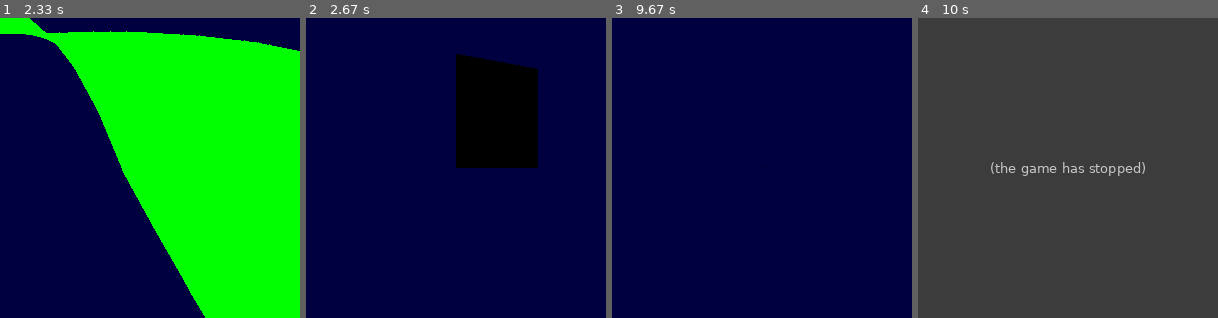
Above: before the commit, frames 1-4 (left to right).
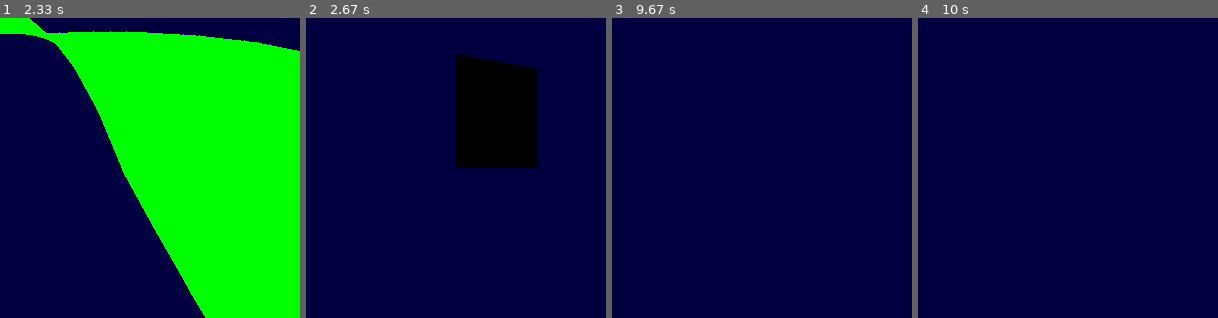
Above: after the commit, the same moments.

Repository: Distrotech/PyOpenGL
Game: pygame game, started from tests/test_core.py
Same seed, same stepped clock (60 frames per second), same inputs: the game is played once before the commit and once after it. The source is Python 2; it was converted automatically to run under Python 3.
Inputs:
- Up to frame 1 (2.33 s): no input
- Up to frame 2 (2.67 s): no input
- Up to frame 3 (9.67 s): no input
- Up to frame 4 (10 s): no input

Frames 1-3 are identical in both runs. In frame 4, 100% of the frame differs, in the area x 0-100%, y 0-100%.
Before the commit the program exited at 9.9 s; later frames show no game.

Commit message:
The tess_combine test is still failing, but it appears to be a test-case problem, not a problem with the actual tesselation; new traditional cb test-case works perfectly well...

Diff:
--- a/tests/test_core.py
+++ b/tests/test_core.py
@@ -812,12 +812,13 @@
 
     def test_tess_collection( self ):
         """SF#2354596 tessellation combine results collected"""
-        def start(*args):
-            print 'start'
-        def tessvertex(vertex_data, polygon_data):
+        def start(typ=None):
+            print 'start', typ
+        def tessvertex(vertex_data):
             # polygon data *should* be collected here
-            assert polygon_data is collected, polygon_data
-            polygon_data.append(vertex_data)
+            #assert polygon_data is collected, polygon_data
+            #polygon_data.append(vertex_data)
+            collected.append( vertex_data )
             return polygon_data
         combined = []
         def tesscombine(coords, vertex_data, weight):
@@ -834,32 +835,26 @@
         gluTessProperty(tess, GLU_TESS_WINDING_RULE, GLU_TESS_WINDING_ABS_GEQ_TWO)
         gluTessCallback(tess, GLU_TESS_BEGIN, start)
         gluTessCallback(tess, GLU_TESS_END, start)
-        gluTessCallback(tess, GLU_TESS_VERTEX_DATA,  tessvertex)
         gluTessCallback(tess, GLU_TESS_COMBINE,      tesscombine)
         gluTessCallback(tess, GLU_TESS_EDGE_FLAG,    tessedge)	# no strips
+        gluTessCallback(tess, GLU_TESS_VERTEX,  tessvertex)
 
         gluTessBeginPolygon(tess, collected)
         try:
-
-            # First square
-            gluTessBeginContour(tess)
-            try:
-                gluTessVertex(tess, [-1,0,-1], (False,[-1,0,-1]))
-                gluTessVertex(tess, [ 1,0,-1], (False,[ 1,0,-1]))
-                gluTessVertex(tess, [ 1,0, 1], (False,[ 1,0, 1]))
-                gluTessVertex(tess, [-1,0, 1], (False,[-1,0, 1]))
-            finally:
-                gluTessEndContour(tess)
-
-            # Second square, intersects with first
-            gluTessBeginContour(tess)
-            try:
-                gluTessVertex(tess, [0.5,0,-0.5], (False,[0.5,0,-0.5]))
-                gluTessVertex(tess, [1.5,0,-0.5], (False,[1.5,0,-0.5]))
-                gluTessVertex(tess, [1.5,0, 0.5], (False,[1.5,0, 0.5]))
-                gluTessVertex(tess, [0.5,0, 0.5], (False,[0.5,0, 0.5]))
-            finally:
-                gluTessEndContour(tess)
+            for contour in [
+                # first square
+                [(-1,0,-1),(1,0,-1),(1,0,1),(-1,0,1)],
+                # second intersects the first
+                [(.5,0,-.5),(1.5,0,-.5),(1.5,0,.5),(.5,0,.5)],
+            ]:
+
+                gluTessBeginContour(tess)
+                try:
+                    for point in contour:
+                        point = array( point, 'f' )
+                        gluTessVertex( tess, point, (False,point))
+                finally:
+                    gluTessEndContour(tess)
         finally:
             result = gluTessEndPolygon(tess)
 
@@ -868,6 +863,63 @@
         # Original input vertices are marked as False.
         # Vertices generated in combine callback are marked as True.
         assert collected
+
+    def test_tess_cb_traditional( self ):
+        outline = [
+            [191,   0],
+            [ 191, 1480],
+            [ 191, 1480],
+            [ 401, 1480],
+            [ 401, 1480],
+            [401,   856],
+            [401,   856],
+            [1105,  856],
+            [1105,  856],
+            [1105, 1480],
+            [1105, 1480],
+            [1315, 1480],
+            [1315, 1480],
+            [1315,    0],
+            [1315,    0],
+            [1105,    0],
+            [1105,    0],
+            [1105,  699],
+            [1105,  699],
+            [401,   699],
+            [401,   699],
+            [401,     0],
+            [401,     0],
+            [191,     0],
+            [191,     0],
+            [191,     0],
+        ]
+        scale = 1200.
+        self.tess = gluNewTess()
+        gluTessCallback(self.tess, GLU_TESS_BEGIN, glBegin)
+        def test( t, polyData=None ):
+            glNormal( 0,0, -1 )
+            glColor3f( t[0],t[1],t[2] )
+            return glVertex3f( t[0],t[1],t[2])
+        gluTessCallback(self.tess, GLU_TESS_VERTEX_DATA, test)
+        gluTessCallback(self.tess, GLU_TESS_END, glEnd);
+        combined = []
+        def combine( points, vertices, weights ):
+            #print 'combine called', points, vertices, weights
+            combined.append( points )
+            return points
+        gluTessCallback(self.tess, GLU_TESS_COMBINE, combine)
+        gluTessBeginPolygon( self.tess, None )
+        try:
+            gluTessBeginContour( self.tess )
+            try:
+                for (x,y) in outline:
+                    vertex = array((x/scale,y/scale,0.0),'d')
+                    gluTessVertex(self.tess, vertex, vertex)
+            finally:
+                gluTessEndContour( self.tess )
+        finally:
+            gluTessEndPolygon(self.tess)
+
 
     def test_get_boolean_bitmap( self ):
         # should not raise error
